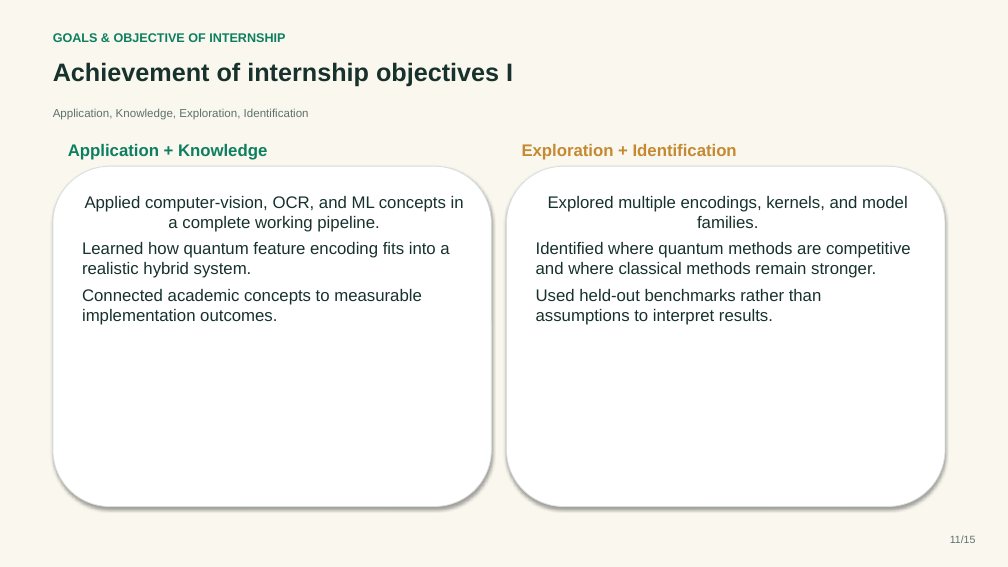
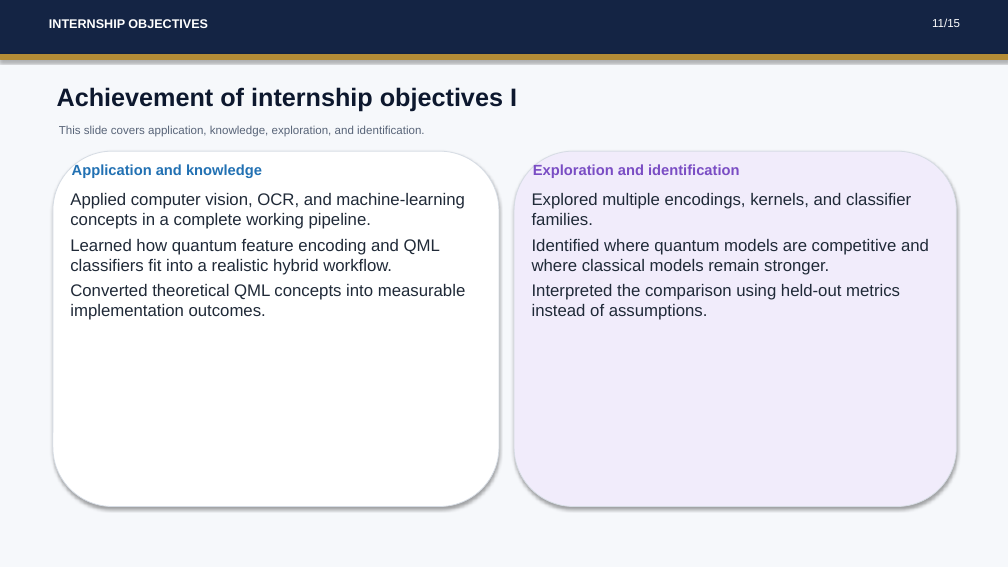
Before and after one commit to saivignesh-balne/QML-OBJECT_DETECTION_OCR, a slide deck: slide 11 of docs/INTERNSHIP_EVALUATION_PRESENTATION.pptx. Drawn at 1008x567 pixels with LibreOffice and Linux fonts; fonts in the diff are those of the drawing. Boxes give left, top, right and bottom in pixels: in the first picture for what was removed or moved away, otherwise in the second. Text is boxed around its words. In the diff, an @@ line names an element or a change of style, - is before the commit and + after.

```diff
--- a/docs/INTERNSHIP_EVALUATION_PRESENTATION.pptx
+++ b/docs/INTERNSHIP_EVALUATION_PRESENTATION.pptx
@@ background #FAF7EF to #F6F8FB @@
@@ rectangle added at <box>0,0,1008,54</box>, fill #142444, outline #142444 0.75 pt @@
@@ text added at <box>49,19,208,28</box>, 12 pt, text #FFFFFF, bold @@
+INTERNSHIP OBJECTIVES
@@ text "11/15": place and size @@
-text "11/15" at <box>950,535,975,543</box>
+text "11/15" at <box>932,18,960,27</box>
@@ text "11/15" at <box>932,18,960,27</box>: size 10 to 11 pt, text colour #5C726B to #FFFFFF @@
@@ rectangle added at <box>0,54,1008,59</box>, fill #B48C36, outline #B48C36 0.75 pt @@
@@ text removed at <box>53,33,285,42</box> @@
-GOALS & OBJECTIVE OF INTERNSHIP
@@ text "Achievement of internship objectives I": place and size @@
-text "Achievement of internship objectives I" at <box>53,62,513,87</box>
+text "Achievement of internship objectives I" at <box>57,87,517,111</box>
@@ text "Achievement of internship objectives I" at <box>57,87,517,111</box>: text colour #17322D to #0D182E @@
@@ text at <box>59,125,424,137</box>: text changed; text colour #5C726B to #586478 @@
-Application, Knowledge, Exploration, Identification
+This slide covers application, knowledge, exploration, and identification.
@@ rounded rectangle added at <box>53,151,499,507</box>, fill #FFFFFF, outline #D6DCE4 0.75 pt @@
@@ text at <box>72,164,262,178</box>: text changed; size 16 to 14 pt; text colour #0D7F61 to #2271B3 @@
-Application + Knowledge
+Application and knowledge
@@ rounded rectangle added at <box>514,151,957,507</box>, fill #F1ECFB, outline #D6DCE4 0.75 pt @@
@@ text at <box>533,164,740,178</box>: text changed; size 16 to 14 pt; text colour #C58A31 to #7A4DC4 @@
-Exploration + Identification
+Exploration and identification
@@ text "Applied computer vision, OCR, and ...": place and size @@
-text "Applied computer vision, OCR, and ..." at <box>53,166,492,507</box>
+text "Applied computer vision, OCR, and ..." at <box>70,193,466,320</box>
@@ text "Applied computer vision, OCR, and ..." at <box>70,193,466,320</box>: fill #FFFFFF to none; outline #D6E0DC 0.75 pt to none; shadow off @@
@@ text at <box>70,193,466,320</box>: text changed; text colour #17322D to #202A38 @@
-Applied computer-vision, OCR, and ML concepts in a complete working pipeline.
-Learned how quantum feature encoding fits into a realistic hybrid system.
-Connected academic concepts to measurable implementation outcomes.
+Applied computer vision, OCR, and machine-learning concepts in a complete working pipeline.
+Learned how quantum feature encoding and QML classifiers fit into a realistic hybrid workflow.
+Converted theoretical QML concepts into measurable implementation outcomes.
@@ text "Explored multiple encodings, kernels, and ..." at <box>532,193,929,320</box>: fill #FFFFFF to none; outline #D6E0DC 0.75 pt to none; shadow off @@
@@ text "Explored multiple encodings, kernels, and ...": place and size @@
-text "Explored multiple encodings, kernels, and ..." at <box>507,166,945,507</box>
+text "Explored multiple encodings, kernels, and ..." at <box>532,193,929,320</box>
@@ text at <box>532,193,929,320</box>: text changed; text colour #17322D to #202A38 @@
-Explored multiple encodings, kernels, and model families.
-Identified where quantum methods are competitive and where classical methods remain stronger.
-Used held-out benchmarks rather than assumptions to interpret results.
+Explored multiple encodings, kernels, and classifier families.
+Identified where quantum models are competitive and where classical models remain stronger.
+Interpreted the comparison using held-out metrics instead of assumptions.
```
Also in this commit, not shown: 5 other slides changed, 9 slides added, 9 slides removed, 42 other files.
